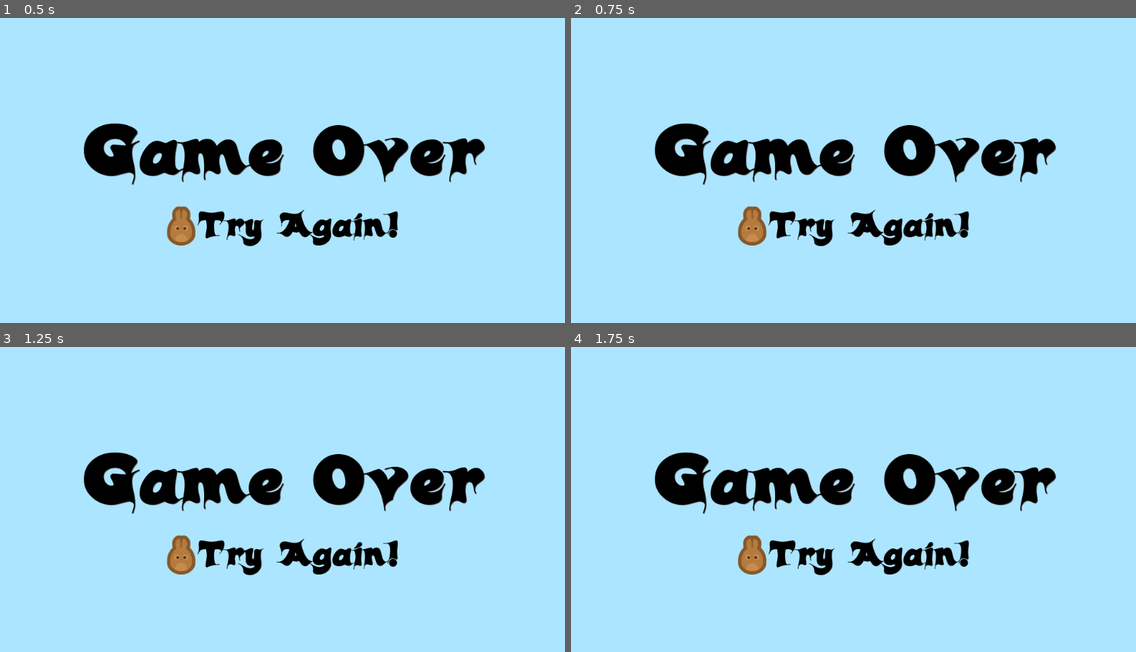
Above: before the commit, frames 1-4 (two rows, left to right).
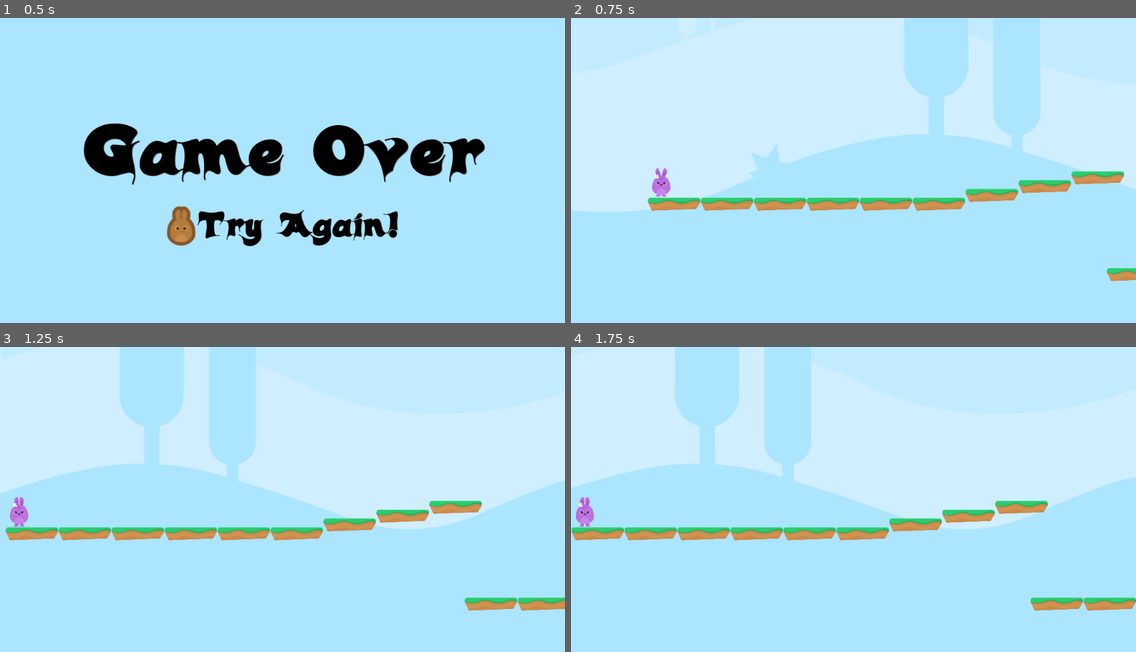
Above: after the commit, the same moments.

Repository: akulkarni3472/DiscoveringGodot
Game: Godot game, scene res://UI/GameOver.tscn
Same seed, same stepped clock (60 frames per second), same inputs: the game is played once before the commit and once after it. This scene is started directly instead of the project's main scene.
Inputs (mouse positions are in pixels of both pictures, inside the frame that each line leads up to):
- Up to frame 1 (0.5 s): no input
- Up to frame 2 (0.75 s): click (751, 228) at 0.5 s
- Up to frame 3 (1.25 s): no input
- Up to frame 4 (1.75 s): click (751, 557) at 1.27 s

Frame 1 is identical in both runs. In frame 2, 45% of the frame differs, in the area x 0-100%, y 0-87%; in frame 3, 40%; in frame 4, 40%.

Commit message:
Upward spikes WIP

Diff:
--- /dev/null
+++ b/2HoppyDays/Hazards/Hazard.gd
@@ -0,0 +1,6 @@
+extends Area2D
+
+
+
+func _on_SpikeTop_body_entered(body):
+	pass # Replace with function body.
--- /dev/null
+++ b/2HoppyDays/Hazards/SpikeTop.tscn
@@ -0,0 +1,16 @@
+[gd_scene load_steps=3 format=2]
+
+[ext_resource path="res://GFX/Environment/spikes_top.png" type="Texture" id=1]
+[ext_resource path="res://Hazards/Hazard.gd" type="Script" id=2]
+
+[node name="SpikeTop" type="Area2D"]
+script = ExtResource( 2 )
+
+[node name="Sprite" type="Sprite" parent="."]
+texture = ExtResource( 1 )
+
+[node name="CollisionPolygon2D" type="CollisionPolygon2D" parent="."]
+visible = false
+polygon = PoolVector2Array( -47, 27, -33, -27, -26, -26, -15, 18, -3, -27, 3, -27, 15, 19, 27, -27, 33, -27, 47, 27 )
+
+[connection signal="body_entered" from="." to="." method="_on_SpikeTop_body_entered"]
--- a/2HoppyDays/Player/Player.gd
+++ b/2HoppyDays/Player/Player.gd
@@ -42,4 +42,4 @@
 	emit_signal("animate", motion)
 
 func end_game():
-	get_tree().quit()
+	get_tree().change_scene("res://UI/GameOver.tscn")
--- /dev/null
+++ b/2HoppyDays/UI/GameOver.gd
@@ -0,0 +1,6 @@
+extends Control
+
+
+
+func _on_RestartButton_pressed():
+	get_tree().change_scene("res://Levels/Level1.tscn")
--- a/2HoppyDays/UI/GameOver.tscn
+++ b/2HoppyDays/UI/GameOver.tscn
@@ -1,8 +1,9 @@
-[gd_scene load_steps=6 format=2]
+[gd_scene load_steps=7 format=2]
 
 [ext_resource path="res://GFX/HUD/lifes.png" type="Texture" id=1]
 [ext_resource path="res://Fonts/candles_.ttf" type="DynamicFontData" id=2]
 [ext_resource path="res://GFX/Background/bg_layer1.png" type="Texture" id=3]
+[ext_resource path="res://UI/GameOver.gd" type="Script" id=4]
 
 [sub_resource type="DynamicFont" id=1]
 size = 128
@@ -16,6 +17,7 @@
 [node name="GameOver" type="Control"]
 anchor_right = 1.0
 anchor_bottom = 1.0
+script = ExtResource( 4 )
 
 [node name="TextureRect" type="TextureRect" parent="."]
 anchor_right = 1.0
@@ -62,3 +64,5 @@
 custom_colors/font_color = Color( 0, 0, 0, 1 )
 custom_fonts/font = SubResource( 2 )
 text = "Try Again!"
+
+[connection signal="pressed" from="CenterContainer/VBoxContainer/HBoxContainer/RestartButton" to="." method="_on_RestartButton_pressed"]
